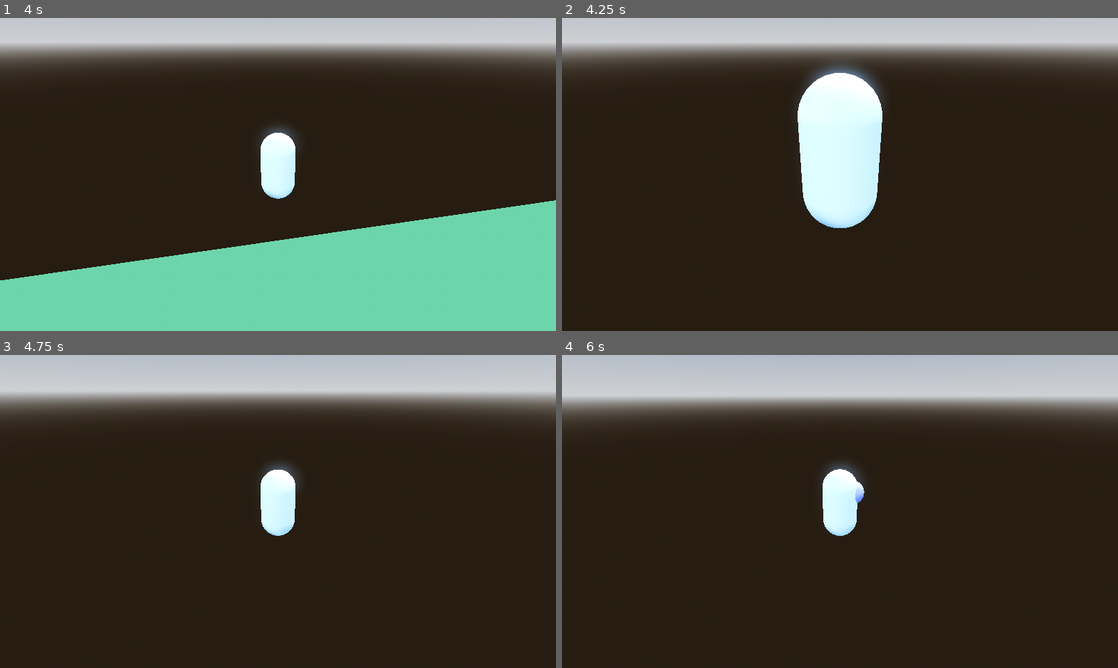
Above: before the commit, frames 1-4 (two rows, left to right).
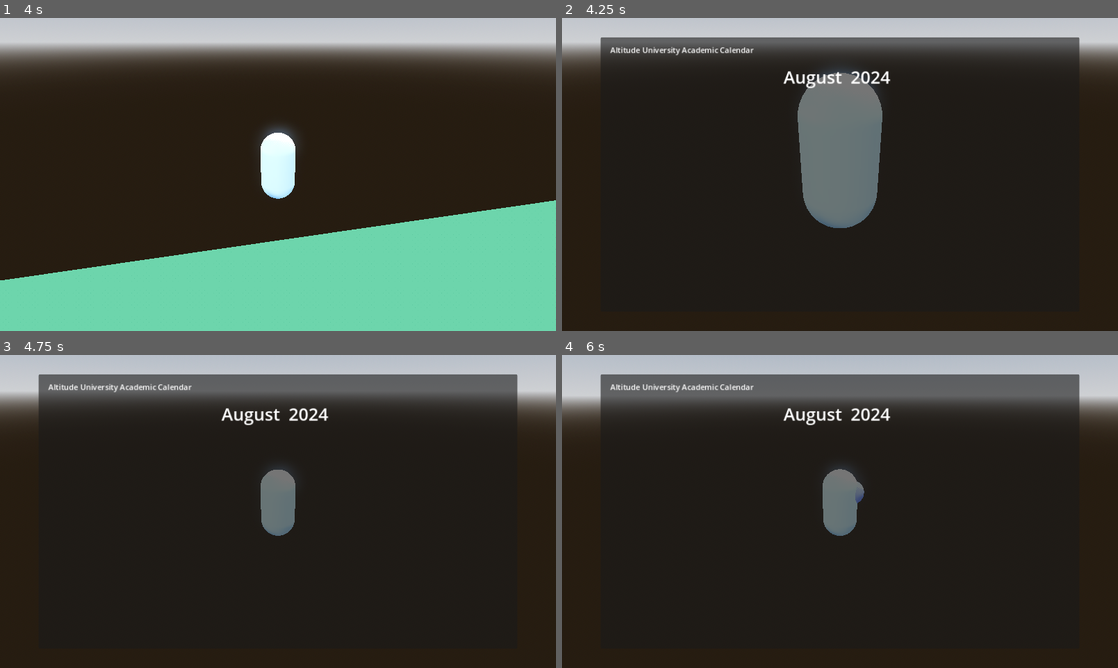
Above: after the commit, the same moments.

Repository: kyle-hessel/godot-narrative-prototype
Game: Godot game, scene res://scenes/main.tscn
The game is run twice, just before and just after one commit, with the same random seed, the same clock (stepped at 60 frames per second) and the same inputs.
Inputs (mouse positions are in pixels of both pictures, inside the frame that each line leads up to):
- Up to frame 1 (4 s): tap Enter at 0.5 s; move the mouse to (305, 174) at 0.52 s; hold 1 (combat_action1) 0.53-1.28 s; hold W (forward) from 0.53 s (still down); tap Space (jump) at 0.77, 1.52, 3.02, 3.77 s; move the mouse to (250, 174) at 1.27 s; tap 2 (combat_action2) at 1.35 s; move the mouse to (289, 168) at 2.02 s; hold 3 (combat_action3) 2.03-2.78 s; move the mouse to (272, 180) at 2.77 s; tap 4 (combat_action4) at 2.85 s; move the mouse to (316, 177) at 3.52 s; tap R (day_increment_test) at 3.6 s
- Up to frame 2 (4.25 s): keep holding W (forward); tap Tab (menu_game, bound only after the commit) at 4.15 s
- Up to frame 3 (4.75 s): keep holding W (forward); move the mouse to (233, 508) at 4.27 s; tap Shift (sprint) at 4.35 s; tap Space (jump) at 4.52 s
- Up to frame 4 (6 s): tap Space (jump) at 5 s; move the mouse to (845, 511) at 5.02 s; tap Middle mouse button (target) at 5.1 s; tap Enter at 5.75 s; move the mouse to (817, 505) at 5.77 s; release W (forward) at 5.78 s; hold D (right) from 5.78 s (still down); tap 1 (combat_action1) at 5.85 s

Frame 1 is identical in both runs. In frame 2, 14% of the frame differs, in the area x 6-94%, y 6-68%; in frame 3, 12%; in frame 4, 13%.

Commit message:
ui_manager can now spawn/despawn the calendar_ui at the press of tab (or select).

Diff:
--- a/project.godot
+++ b/project.godot
@@ -141,6 +141,18 @@
 "events": [Object(InputEventKey,"resource_local_to_scene":false,"resource_name":"","device":-1,"window_id":0,"alt_pressed":false,"shift_pressed":false,"ctrl_pressed":false,"meta_pressed":false,"pressed":false,"keycode":0,"physical_keycode":82,"key_label":0,"unicode":114,"echo":false,"script":null)
 ]
 }
+menu_game={
+"deadzone": 0.5,
+"events": [Object(InputEventKey,"resource_local_to_scene":false,"resource_name":"","device":-1,"window_id":0,"alt_pressed":false,"shift_pressed":false,"ctrl_pressed":false,"meta_pressed":false,"pressed":false,"keycode":0,"physical_keycode":4194306,"key_label":0,"unicode":0,"echo":false,"script":null)
+, Object(InputEventJoypadButton,"resource_local_to_scene":false,"resource_name":"","device":-1,"button_index":4,"pressure":0.0,"pressed":true,"script":null)
+]
+}
+menu_pause={
+"deadzone": 0.5,
+"events": [Object(InputEventKey,"resource_local_to_scene":false,"resource_name":"","device":-1,"window_id":0,"alt_pressed":false,"shift_pressed":false,"ctrl_pressed":false,"meta_pressed":false,"pressed":false,"keycode":0,"physical_keycode":4194305,"key_label":0,"unicode":0,"echo":false,"script":null)
+, Object(InputEventJoypadButton,"resource_local_to_scene":false,"resource_name":"","device":-1,"button_index":6,"pressure":0.0,"pressed":true,"script":null)
+]
+}
 
 [layer_names]
 
--- a/scripts/managers/ui_manager.gd
+++ b/scripts/managers/ui_manager.gd
@@ -1,11 +1,19 @@
 extends Control
 
+var ui_open: bool = false
+var calendar_ui := preload("res://scenes/UI/calendar_ui.tscn")
+var calendar_ui_inst : CanvasLayer
 
-# Called when the node enters the scene tree for the first time.
 func _ready():
-	pass # Replace with function body.
+	pass
 
 
-# Called every frame. 'delta' is the elapsed time since the previous frame.
 func _process(delta):
-	pass
+	if Input.is_action_just_pressed("menu_game"):
+		if !ui_open:
+			calendar_ui_inst = calendar_ui.instantiate()
+			add_child(calendar_ui_inst)
+			ui_open = true
+		else:
+			ui_open = false
+			calendar_ui_inst.queue_free()
